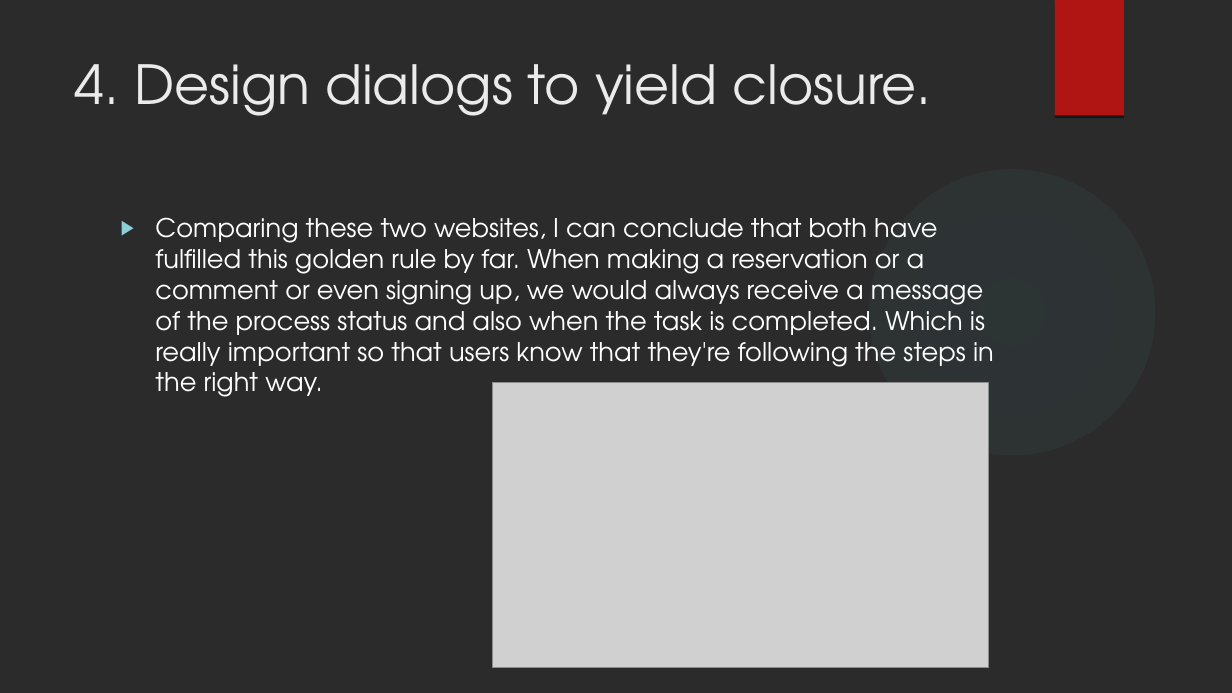
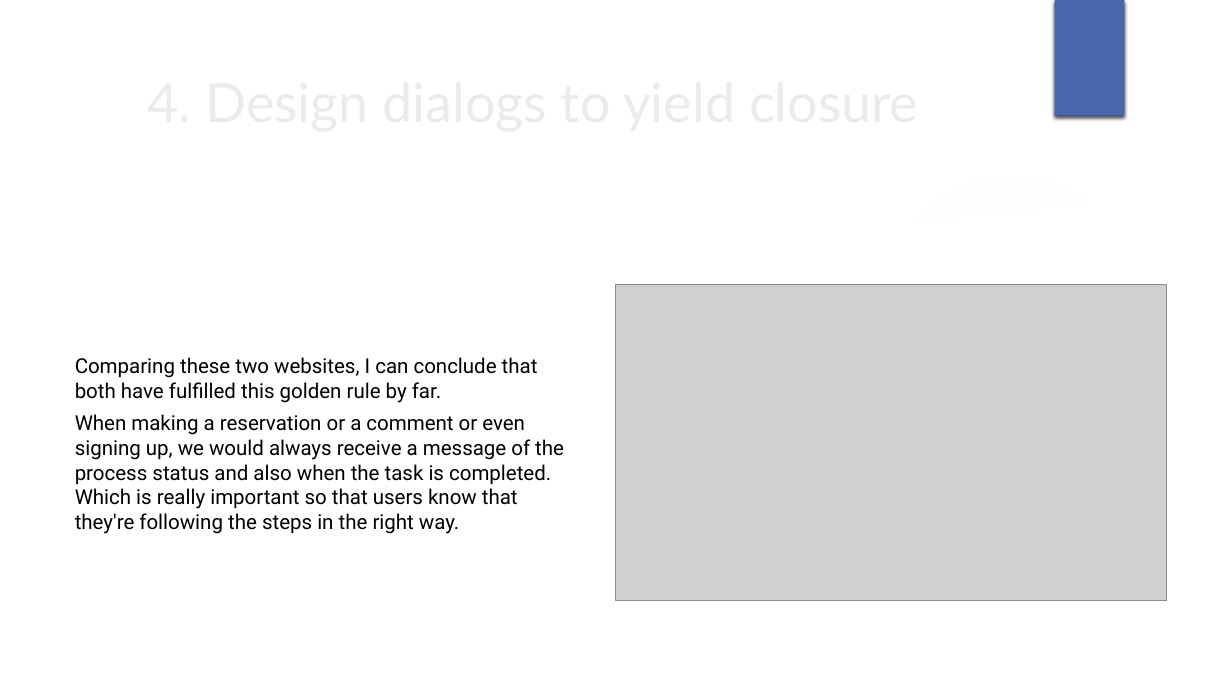
Before and after one commit to Davidgrcdz/Accessibility-and-Usability, a slide deck: slide 6 of Accessibility-and-Usability.pptx (slide 7 before the commit). Drawn at 1232x693 pixels with LibreOffice and Linux fonts; fonts in the diff are those of the drawing; grey boxes stand for pictures; background and template pictures are left out; a plain dark background stands for a picture behind light text. Boxes give left, top, right and bottom in pixels: in the first picture for what was removed or moved away, otherwise in the second. Text is boxed around its words. In the diff, an @@ line names an element or a change of style, - is before the commit and + after.

```diff
--- a/Accessibility-and-Usability.pptx
+++ b/Accessibility-and-Usability.pptx
@@ rectangle at [1055,0,1124,116]: fill #B01513 to #4A66AC; shadow changed @@
@@ rectangle added at [1055,0,1125,116], fill #4A66AC @@
@@ title at [75,64,931,116]: text changed; font TeX Gyre Adventor to Lato @@
-4. Design dialogs to yield closure.
+4. Design dialogs to yield closure
@@ freeform shape added at [882,148,1232,231], fill #FFFFFF at 20% opacity @@
@@ freeform shape added at [0,178,1232,693], fill #FFFFFF @@
@@ freeform shape removed at [870,169,1154,454] @@
@@ ellipse added at [870,169,1154,454], fill gradient #CDE0FB @@
@@ picture: place and size @@
-picture at [493,383,988,667]
+picture at [616,285,1166,602]
@@ text at [75,357,564,534]: text changed; size 20 to 16 pt; font TeX Gyre Adventor to Roboto; text colour #FFFFFF to #000000 @@
-▶ Comparing these two websites, I can conclude that both have fulfilled this golden rule by far. When making a reservation or a comment or even signing up, we would always receive a message of the process status and also when the task is completed. Which is really important so that users know that they're following the steps in the right way.
+Comparing these two websites, I can conclude that both have fulfilled this golden rule by far.
+When making a reservation or a comment or even signing up, we would always receive a message of the process status and also when the task is completed. Which is really important so that users know that they're following the steps in the right way.
```
Also in this commit, not shown: 8 other slides changed, 1 slide added, 2 slides removed.
